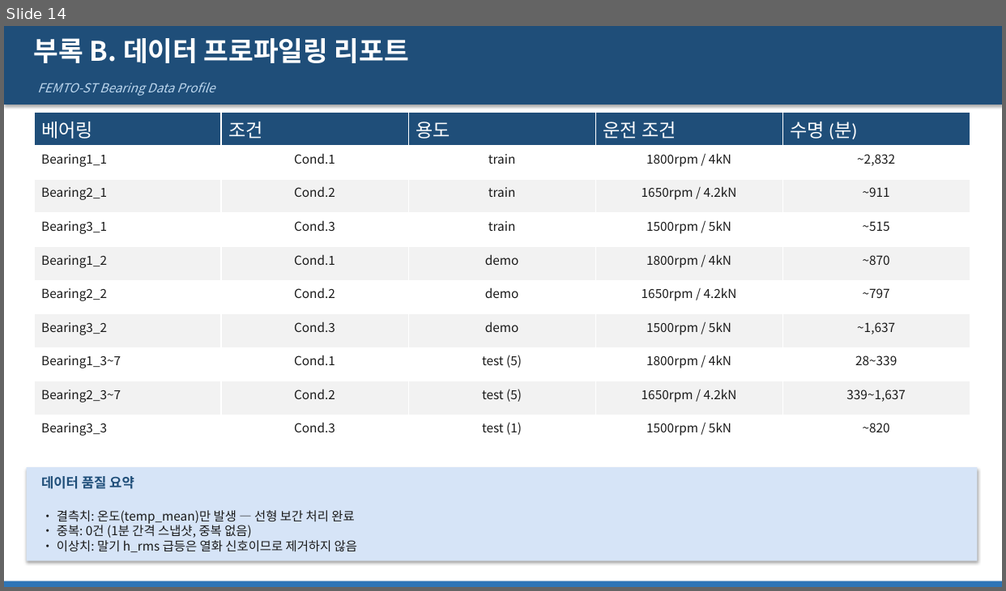
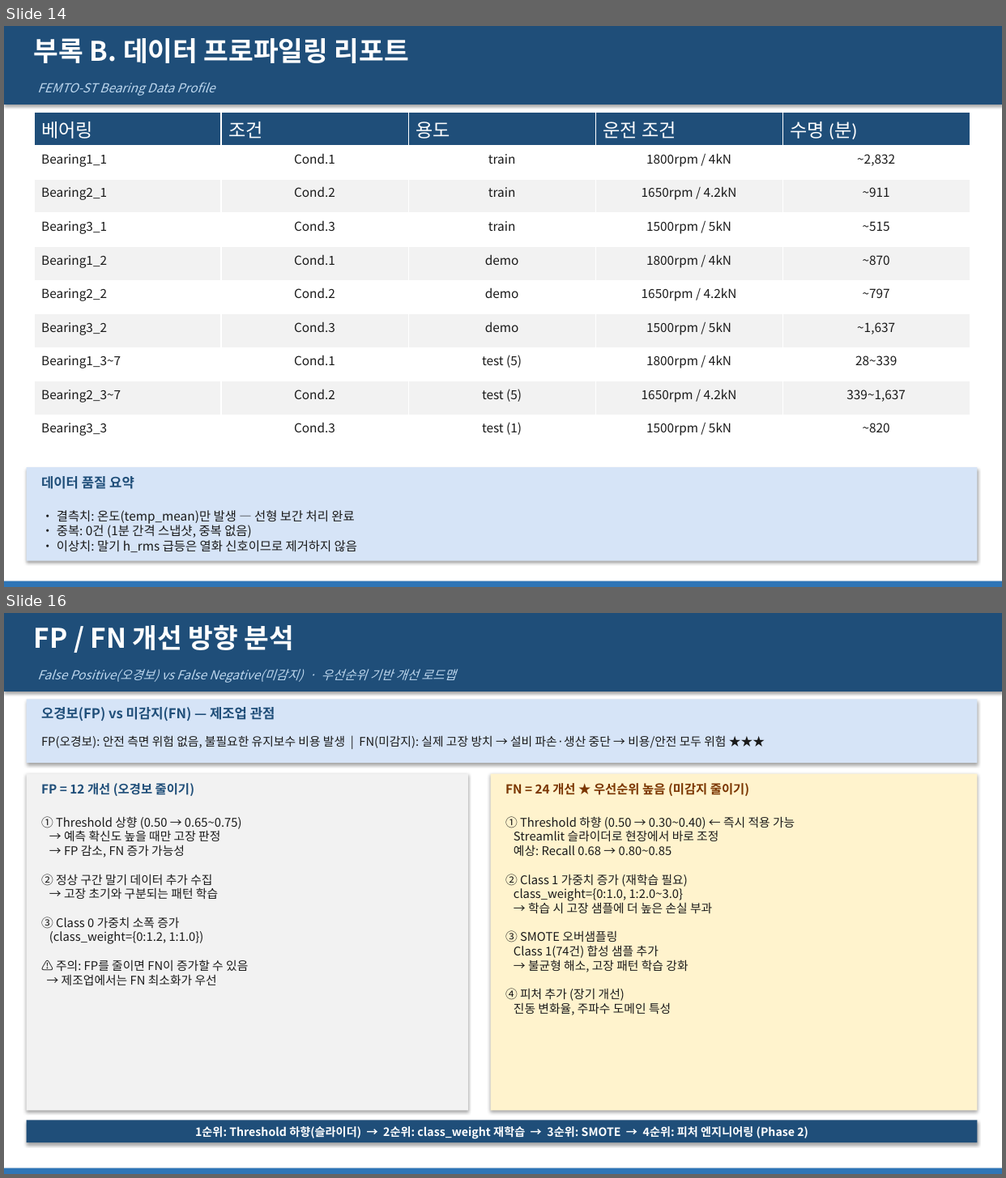
Before and after one commit to vapsnamheo-dev/AISOURCE, a slide deck: Homework/DL_FactoryAutomation/산출물/딥러닝_FEMTO_RUL_발표자료.pptx. Shown one above the other, each under a label of ours: slide 14 before the commit, slides 14 and 16 after it; the slides between them are not shown. The pictures are 1006x591 and 1006x1178 pixels, drawn with LibreOffice and Linux fonts; fonts in the diff are those of the drawing. Boxes give left, top, right and bottom in pixels: in the first picture for what was removed or moved away, otherwise in the second. Text is boxed around its words. In the diff, an @@ line names an element or a change of style, - is before the commit and + after.

```diff
--- a/Homework/DL_FactoryAutomation/산출물/딥러닝_FEMTO_RUL_발표자료.pptx
+++ b/Homework/DL_FactoryAutomation/산출물/딥러닝_FEMTO_RUL_발표자료.pptx
@@ slide 16 added at [4,613,1002,1174], background #FFFFFF @@
@@ rectangle added at [4,613,1002,692], fill #1F4E79 @@
@@ text added at [34,625,294,650], 26 pt, text #FFFFFF, bold @@
+FP / FN 개선 방향 분석
@@ text added at [37,669,455,683], 12 pt, text #BDD7EE, italic @@
+False Positive(오경보) vs False Negative(미감지) · 우선순위 기반 개선 로드맵
@@ rectangle added at [27,699,978,763], fill #D6E4F7 @@
@@ text added at [41,707,275,721], 13 pt, text #1F4E79, bold @@
+오경보(FP) vs 미감지(FN) — 제조업 관점
@@ text added at [41,735,726,748], 11.5 pt, text #1A1A1A @@
+FP(오경보): 안전 측면 위험 없음, 불필요한 유지보수 비용 발생 | FN(미감지): 실제 고장 방치 → 설비 파손·생산 중단 → 비용/안전 모두 위험 ★★★
@@ rectangle added at [27,774,468,1111], fill #F2F2F2 @@
@@ rectangle added at [491,774,978,1111], fill #FFF3CD @@
@@ text added at [41,783,194,796], 12 pt, text #1F4E79, bold @@
+FP = 12 개선 (오경보 줄이기)
@@ text added at [505,783,749,796], 12 pt, text #7B3600, bold @@
+FN = 24 개선 ★ 우선순위 높음 (미감지 줄이기)
@@ text added at [41,816,248,986], 11.5 pt, text #1A1A1A @@
+① Threshold 상향 (0.50 → 0.65~0.75)
+→ 예측 확신도 높을 때만 고장 판정
+→ FP 감소, FN 증가 가능성
+② 정상 구간 말기 데이터 추가 수집
+→ 고장 초기와 구분되는 패턴 학습
+③ Class 0 가중치 소폭 증가
+(class_weight={0:1.2, 1:1.0})
+⚠ 주의: FP를 줄이면 FN이 증가할 수 있음
+→ 제조업에서는 FN 최소화가 우선
@@ text added at [505,816,795,1016], 11.5 pt, text #1A1A1A @@
+① Threshold 하향 (0.50 → 0.30~0.40) ← 즉시 적용 가능
+Streamlit 슬라이더로 현장에서 바로 조정
+예상: Recall 0.68 → 0.80~0.85
+② Class 1 가중치 증가 (재학습 필요)
+class_weight={0:1.0, 1:2.0~3.0}
+→ 학습 시 고장 샘플에 더 높은 손실 부과
+③ SMOTE 오버샘플링
+Class 1(74건) 합성 샘플 추가
+→ 불균형 해소, 고장 패턴 학습 강화
+④ 피처 추가 (장기 개선)
+진동 변화율, 주파수 도메인 특성
@@ rectangle added at [27,1121,978,1143], fill #1F4E79 @@
@@ text added at [195,1127,808,1139], 11 pt, text #FFFFFF, bold @@
+1순위: Threshold 하향(슬라이더) → 2순위: class_weight 재학습 → 3순위: SMOTE → 4순위: 피처 엔지니어링 (Phase 2)
@@ rectangle added at [4,1169,1002,1174], fill #2E75B6 @@
```
Also in this commit, not shown: 1 slide changed, 4 other slides added, 9 other files.
